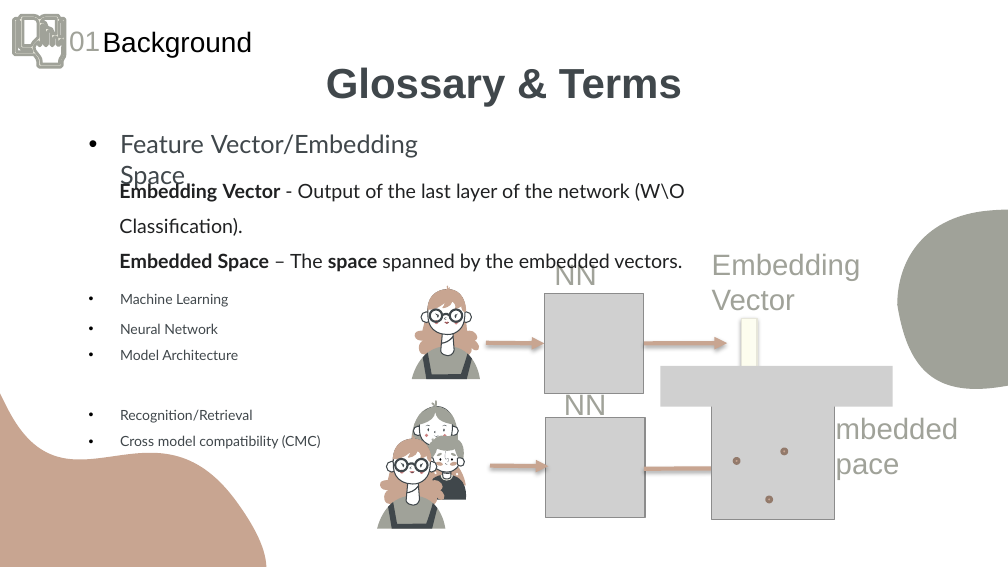
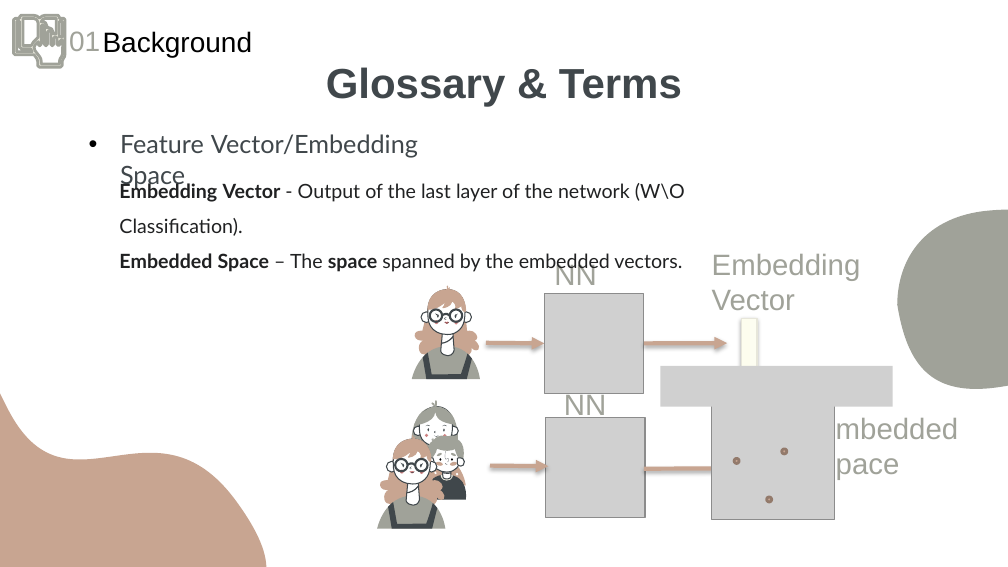
Before and after one commit to kariander1/FaceRecognition, a slide deck: slide 8 of Final Presentation.pptx. Drawn at 1008x567 pixels with LibreOffice and Linux fonts; fonts in the diff are those of the drawing; grey boxes stand for pictures. Boxes give left, top, right and bottom in pixels: in the first picture for what was removed or moved away, otherwise in the second. Text is boxed around its words. In the diff, an @@ line names an element or a change of style, - is before the commit and + after.

```diff
--- a/Final Presentation.pptx
+++ b/Final Presentation.pptx
@@ text removed at box(120, 293, 228, 307) @@
-• Machine Learning
@@ text removed at box(120, 323, 218, 334) @@
-• Neural Network
@@ text removed at box(120, 349, 238, 360) @@
-• Model Architecture
@@ text removed at box(120, 409, 253, 423) @@
-• Recognition/Retrieval
@@ text removed at box(120, 435, 321, 449) @@
-• Cross model compatibility (CMC)
```
Also in this commit, not shown: 21 other slides changed.
